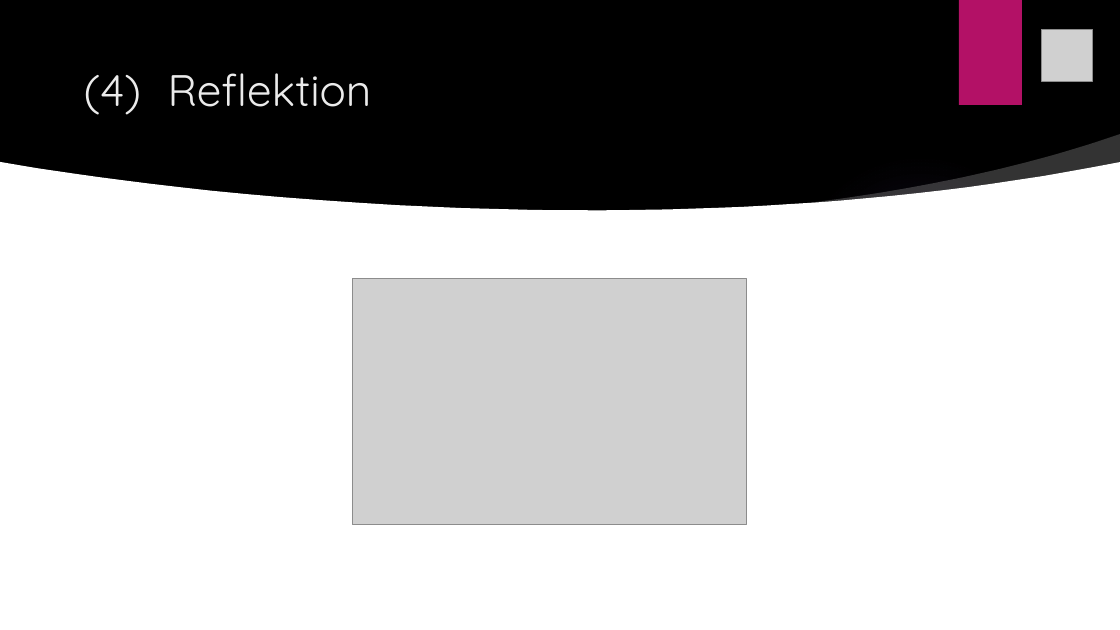
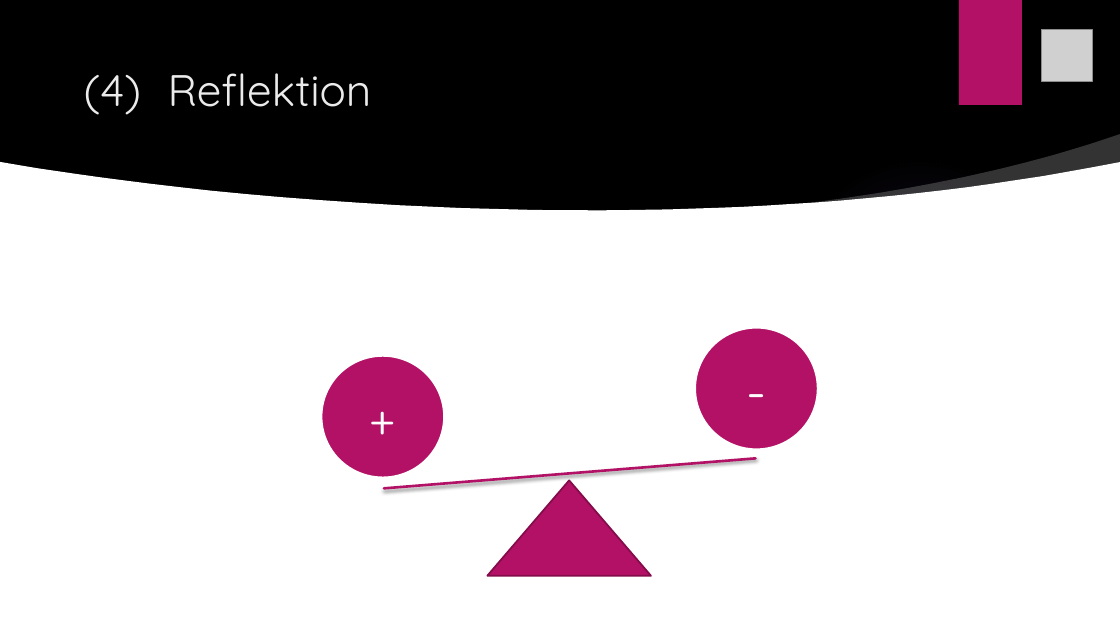
Before and after one commit to hejo221/swt20w37, a slide deck: slide 14 of LaBouteillePräsentation/LaBouteille.pptx (slide 13 before the commit). Drawn at 1120x630 pixels with LibreOffice and Linux fonts; fonts in the diff are those of the drawing; grey boxes stand for pictures; background and template pictures are left out. Boxes give left, top, right and bottom in pixels: in the first picture for what was removed or moved away, otherwise in the second. Text is boxed around its words. In the diff, an @@ line names an element or a change of style, - is before the commit and + after.

```diff
--- a/LaBouteillePräsentation/LaBouteille.pptx
+++ b/LaBouteillePräsentation/LaBouteille.pptx
@@ picture removed at (352, 279, 747, 525) @@
@@ ellipse added at (695, 328, 818, 450), fill #B31166, outline #FFFFFF 2.25 pt, 44 pt, text #FFFFFF @@
+-
@@ ellipse added at (321, 355, 444, 478), fill #B31166, outline #FFFFFF 2.25 pt, 40 pt, text #FFFFFF @@
++
@@ line added from (384, 488) to (755, 459), #B31166 2.25 pt @@
@@ flow chart extract added at (487, 481, 651, 576), fill #B31166, outline #840D4B 1.5 pt @@
```
Also in this commit, not shown: 6 other slides changed, 1 slide added, 6 other files.
